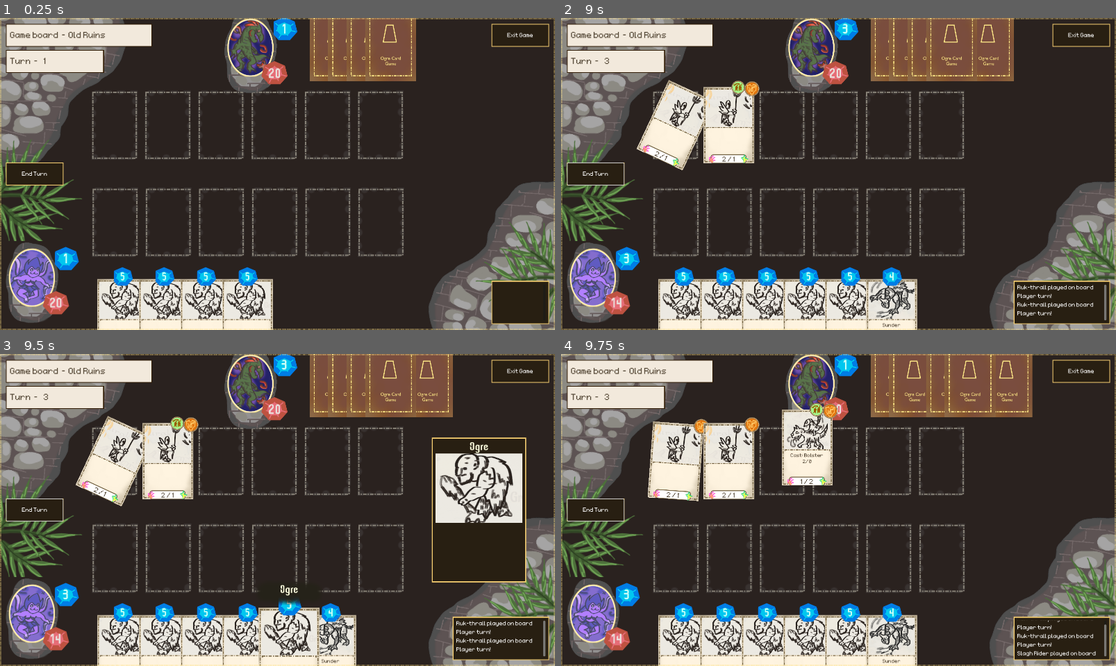
Above: before the commit, frames 1-4 (two rows, left to right).
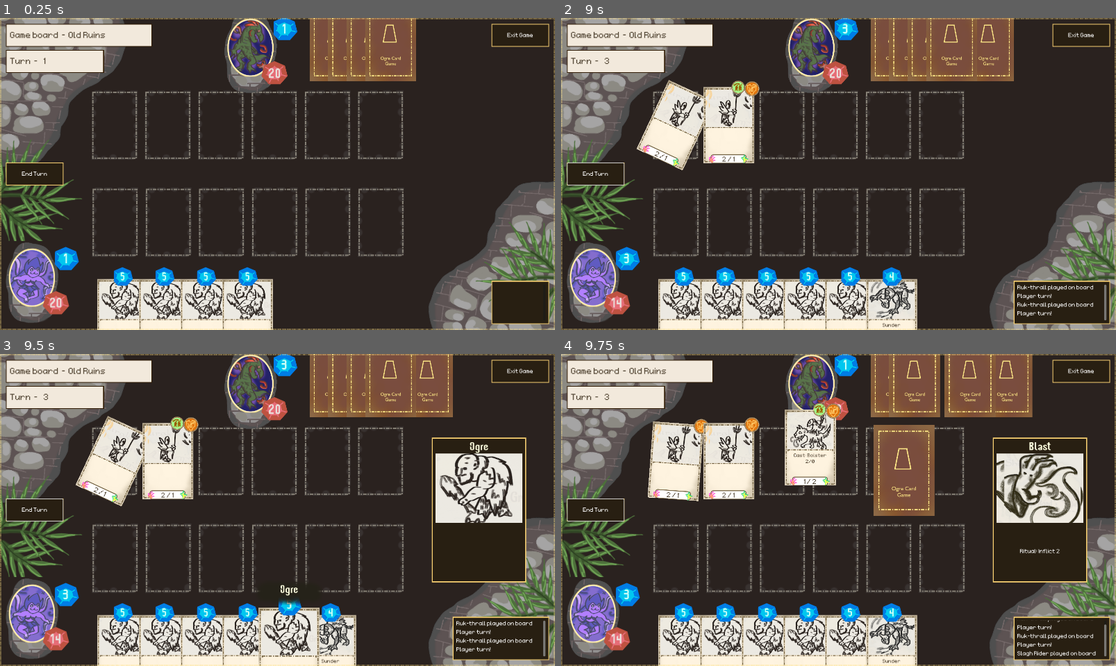
Above: after the commit, the same moments.

Repository: OttoElomaa/Godot-4-Ogre-Card-Game
Game: Godot game, scene res://GameScenes/main.tscn
The game is run twice, just before and just after one commit, with the same random seed, the same clock (stepped at 60 frames per second) and the same inputs.
Inputs (mouse positions are in pixels of both pictures, inside the frame that each line leads up to):
- Up to frame 1 (0.25 s): no input
- Up to frame 2 (9 s): click (594, 174) at 0.5 s; click (594, 174) at 1.25 s; click (594, 174) at 2 s; drag from (683, 317) to (816, 49) at 2.77 s; drag from (727, 317) to (816, 49) at 3.52 s; move the mouse to (766, 317) at 4.27 s; click (766, 317) at 4.42 s; drag from (810, 317) to (894, 42) at 5.02 s; tap Enter at 5.75 s; drag from (849, 317) to (894, 42) at 5.77 s; drag from (894, 42) to (766, 317) at 6.52 s; move the mouse to (916, 42) at 7.27 s; click (916, 42) at 7.42 s; drag from (894, 317) to (894, 42) at 8.02 s; drag from (932, 42) to (849, 317) at 8.77 s
- Up to frame 3 (9.5 s): no input
- Up to frame 4 (9.75 s): tap Space at 9.5 s; drag from (949, 378) to (810, 653) at 9.52 s

Frames 1-3 are identical in both runs. In frame 4, 9.2% of the frame differs, in the area x 39-95%, y 0-74%.

Commit message:
Card: Changes to effect text creation. Renamed SPELL type to RITUAL
Spell and Cast sound too similar, and Ritual is cool name for sorcery

Diff:
--- a/Cards/Creatures/Cr-BlinkBeast.tscn
+++ b/Cards/Creatures/Cr-BlinkBeast.tscn
@@ -12,7 +12,7 @@
 [node name="Cast" parent="Effects" index="0"]
 bolsterHealth = 2
 
-[node name="BattleArt" parent="Effects" index="1"]
+[node name="BattleArt" parent="Effects" index="2"]
 hasTap = true
 
 [node name="Art" parent="Frontside" index="1"]
--- a/Cards/Rituals/Sp-Blast.tscn
+++ b/Cards/Rituals/Sp-Blast.tscn
@@ -11,5 +11,10 @@
 [node name="Cast" parent="Effects" index="0"]
 inflict = 2
 
+[node name="Ritual" parent="Effects" index="1"]
+isActive = true
+targetGroup = 2
+inflict = 2
+
 [node name="Art" parent="Frontside" index="1"]
 texture = ExtResource("2_07d1u")
--- a/Cards/card.gd
+++ b/Cards/card.gd
@@ -15,12 +15,12 @@
 }
 
 enum CardTypes {
-	CREATURE, SPELL,
+	CREATURE, RITUAL,
 }
 
 var isSpell:
 	get:
-		return cardType == CardTypes.SPELL
+		return cardType == CardTypes.RITUAL
 
 
 
@@ -117,19 +117,28 @@
 
 	var l = $Frontside/EffectsLabel
 	var text = ""
+
+	#### CHECK FROM KEYWORDS HANDLER
 	if hasSunder:
 		text += "Sunder"
 	if hasDuelist:
 		text += "Duelist"
 
-	var castText = castNode.createText()
-	text += castText
-
-	if castText != "":
-		text += "\n"
-
-	var battleArtText = battleArtNode.createText()
-	text += battleArtText
+	#### CHECK CAST, BATTLE ART, and RITUAL NODES
+	if isSpell:
+		var ritualText = ritualNode.createText()
+		text += ritualText
+
+	#### IF NOT RITUAL, CREATE THE REST
+	else:
+		var castText = castNode.createText()
+		text += castText
+
+		if castText != "":
+			text += "\n"
+
+		var battleArtText = battleArtNode.createText()
+		text += battleArtText
 
 	effectText = text
 	l.text = effectText
@@ -138,9 +147,8 @@
 
 
 func basicSetup():
-	match cardType:
-		CardTypes.SPELL:
-			statesInert()
+	if isSpell:
+		statesInert()
 
 
 func turnStartReset():
--- a/Cards/card.tscn
+++ b/Cards/card.tscn
@@ -229,7 +229,7 @@
 
 [node name="Ritual" type="Node" parent="Effects"]
 script = ExtResource("2_r3tma")
-nodeKeyword = "Cast"
+nodeKeyword = "Ritual"
 
 [node name="BattleArt" type="Node" parent="Effects"]
 script = ExtResource("2_r3tma")
--- a/Cards/cardEffectNode.gd
+++ b/Cards/cardEffectNode.gd
@@ -26,7 +26,18 @@
 
 	var text = ""
 
-	#### ADD OTHERS AS WELL
+
+	#### ADD INFLICT
+	if inflict > 0:
+		text += "Inflict %d" % inflict
+	elif inflictPlayer > 0:
+		text += "Inflict Player %d" % inflictPlayer
+	elif inflictCreature > 0:
+		text += "Inflict Creature %d" % inflictCreature
+	#text += ", "
+
+
+	#### ADD BOLSTER
 	if bolsterDamage > 0 or bolsterHealth > 0:
 		if bolstersAllAllies:
 			text += "Bolster Allies"
@@ -41,6 +52,7 @@
 	if text != "":
 		text = "%s: %s" % [nodeKeyword, text]
 
+	text.rstrip(", ")
 	return text
 
 
--- a/GameScenes/card_loader.gd
+++ b/GameScenes/card_loader.gd
@@ -22,7 +22,7 @@
 		cards.append(createCard("res://Cards/Creatures/Cr-Ogre.tscn"))
 	for i in range(10):
 		cards.append(createCard("res://Cards/Creatures/Cr-RukRaider.tscn"))
-	for i in range(30):
+	for i in range(20):
 		cards.append(createCard("res://Cards/Creatures/Cr-MardokHound.tscn"))
 
 	for i in range(10):
@@ -30,7 +30,7 @@
 	for i in range(10):
 		cards.append(createCard("res://Cards/Rituals/Sp-Blast.tscn"))
 
-	for i in range(10):
+	for i in range(20):
 		cards.append(createCard("res://Cards/Creatures/Cr-BlinkBeast.tscn"))
 
 
Binary file changed: Art/CardComponents/card-background-spell-texture.png
